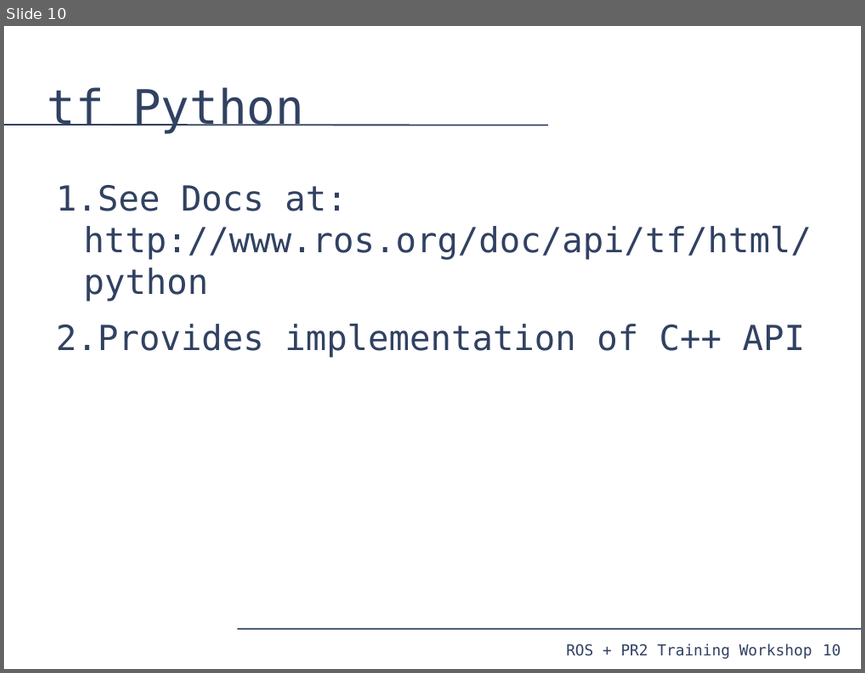
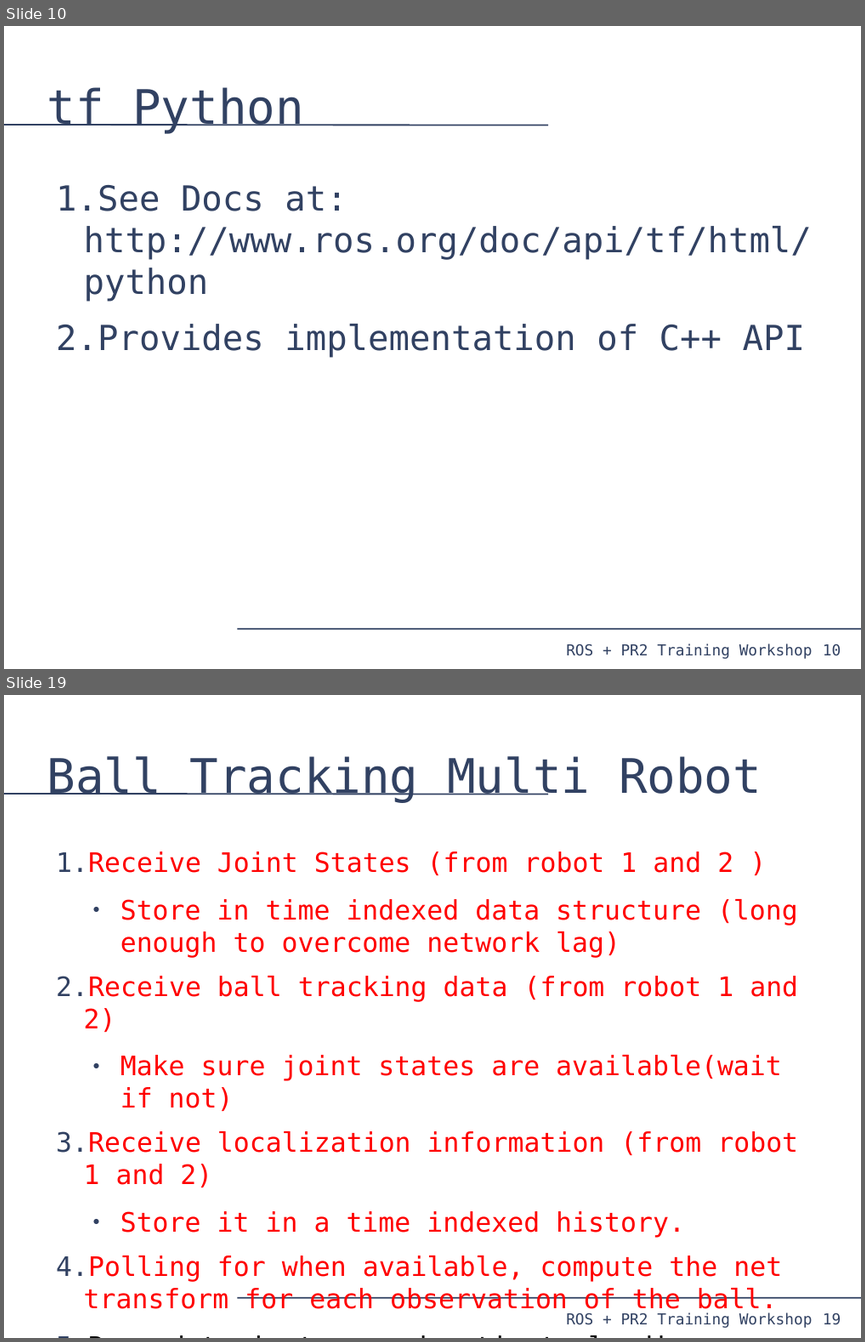
Before and after one commit to PR2/pr2_docs, a slide deck: pr2_training_workshop/tf/tf_training.odp. Shown one above the other, each under a label of ours: slide 10 before the commit, slides 10 and 19 after it; the slides between them are not shown. The pictures are 865x673 and 865x1342 pixels, drawn with LibreOffice and Linux fonts; fonts in the diff are those of the drawing. Boxes give left, top, right and bottom in pixels: in the first picture for what was removed or moved away, otherwise in the second. Text is boxed around its words. In the diff, an @@ line names an element or a change of style, - is before the commit and + after.

```diff
--- a/pr2_training_workshop/tf/tf_training.odp
+++ b/pr2_training_workshop/tf/tf_training.odp
@@ slide 19 added at <box>4,695,861,1338</box>, background #FFFFFF; not listed: 4 template elements that a slide beside it also shows @@
@@ title added at <box>46,756,761,803</box>, 44 pt, text #314162 @@
+Ball Tracking Multi Robot
@@ text added at <box>56,851,798,1314</box>, 24.8 pt, text #FF0000 @@
+1. Receive Joint States (from robot 1 and 2 )
+  ● Store in time indexed data structure (long enough to overcome network lag)
+2. Receive ball tracking data (from robot 1 and 2)
+  ● Make sure joint states are available(wait if not)
+3. Receive localization information (from robot 1 and 2)
+  ● Store it in a time indexed history.
+4. Polling for when available, compute the net transform for each observation of the ball.
+5. Record trajectory and estimate landing position.
+6. Move arm there.
```
Also in this commit, not shown: 1 slide changed, 9 other slides added, 1 slide removed.
